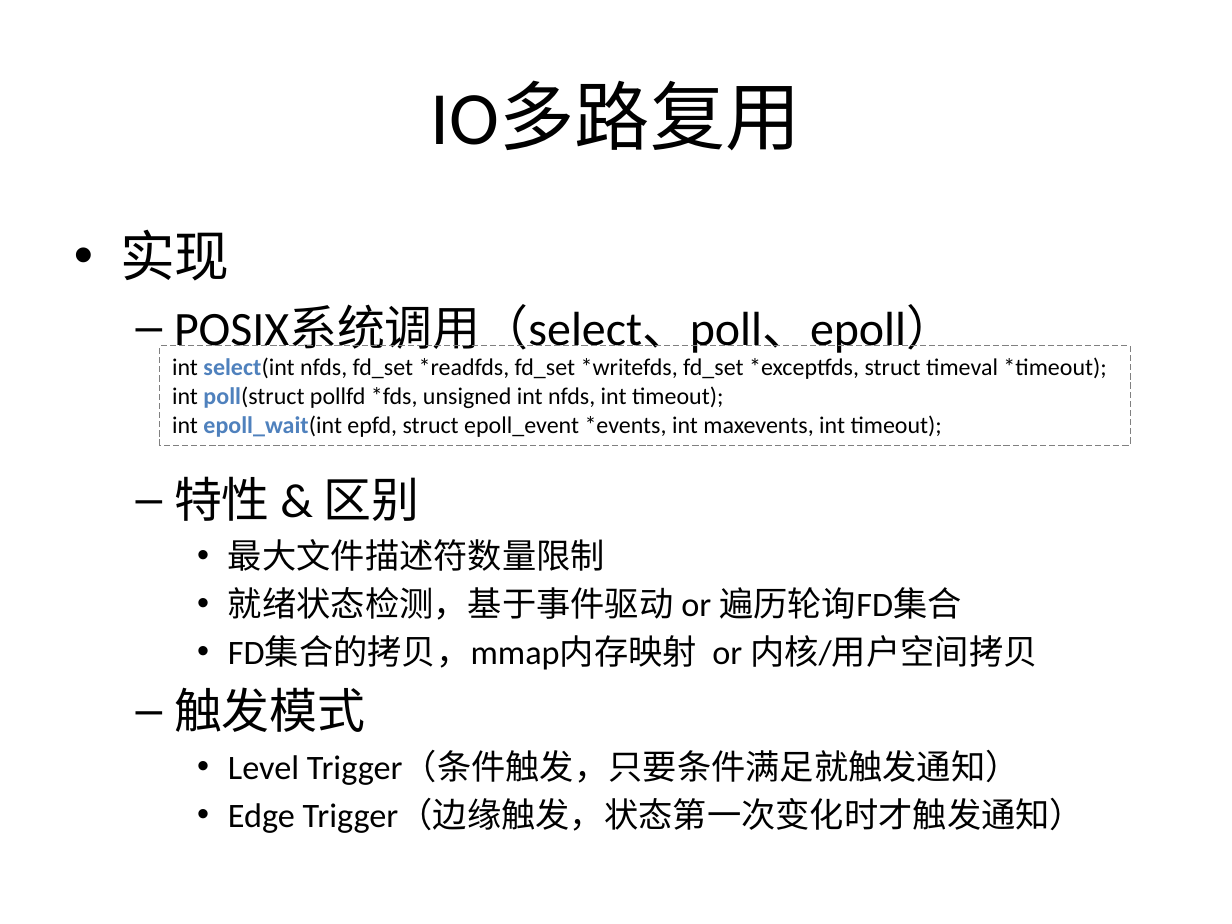
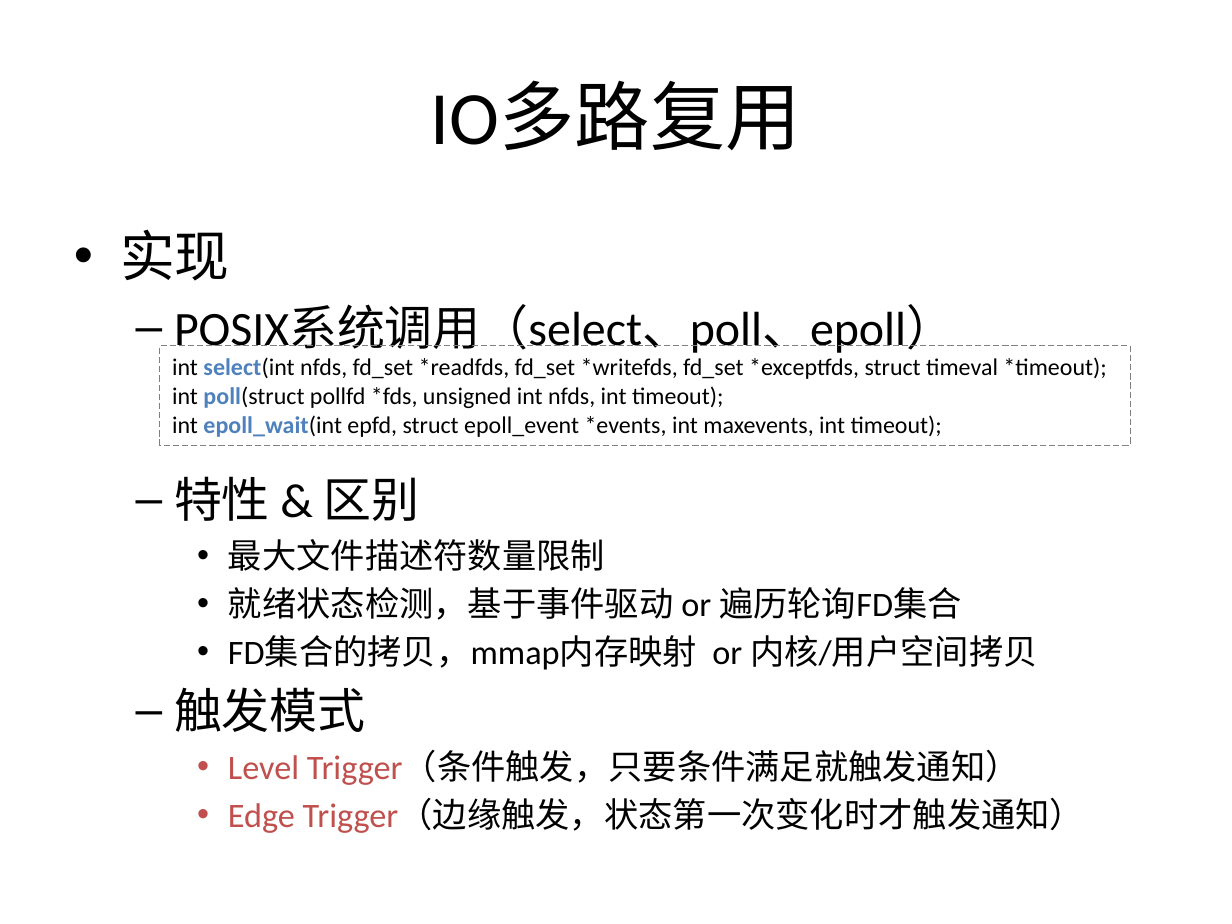
Before and after one commit to guhanjie/Knowledge-sharing, a slide deck: slide 46 of 扒一扒Java IO那些事儿.pptx (slide 44 before the commit). Drawn at 1232x924 pixels with LibreOffice and Linux fonts; fonts in the diff are those of the drawing. Boxes give left, top, right and bottom in pixels: in the first picture for what was removed or moved away, otherwise in the second. Text is boxed around its words. In the diff, an @@ line names an element or a change of style, - is before the commit and + after.

```diff
--- a/扒一扒Java IO那些事儿.pptx
+++ b/扒一扒Java IO那些事儿.pptx
@@ text at (228, 751, 1084, 833): text colour #000000 to #C0504D in "Level Trigger（条件触发，只要条件满足就触发通知）", "Edge Trigger（边缘触发，状态第一次变化时才触发通知）" @@
```
Also in this commit, not shown: 2 slides added, 1 other file.
